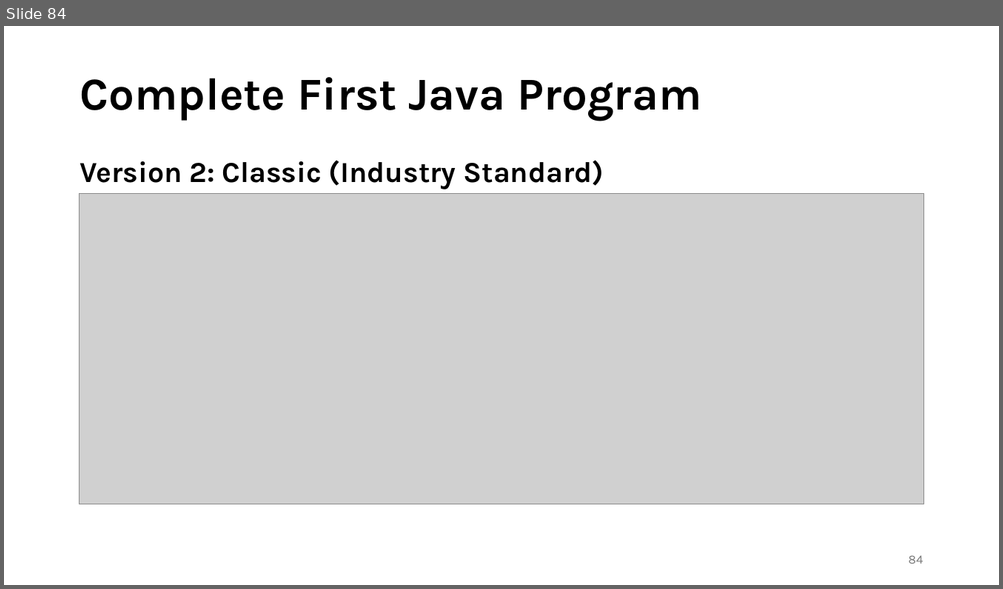
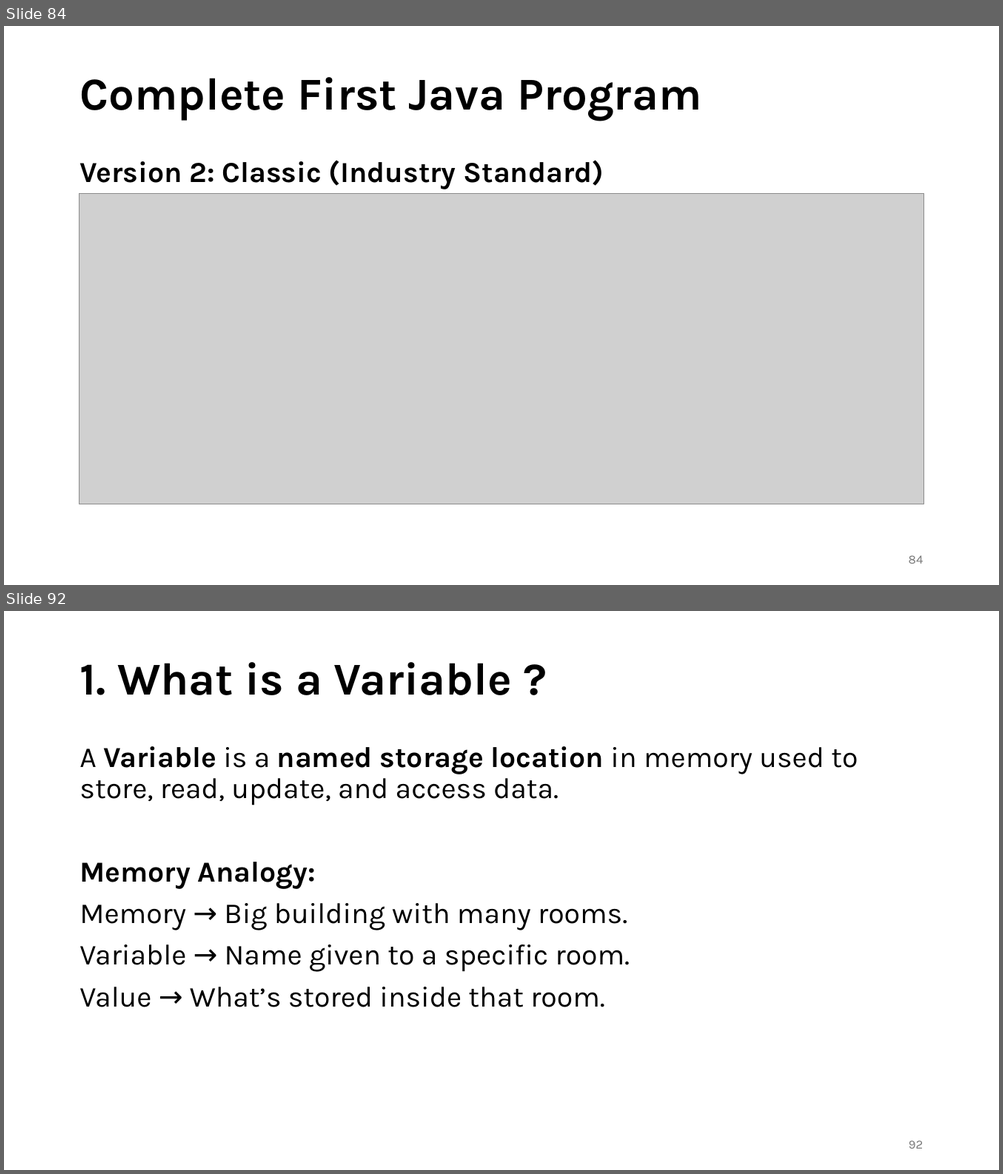
Before and after one commit to shubham-singh-12/Notes, a slide deck: Java with DSA.pptx. Shown one above the other, each under a label of ours: slide 84 before the commit, slides 84 and 92 after it; the slides between them are not shown. The pictures are 1003x589 and 1003x1174 pixels, drawn with LibreOffice and Linux fonts; fonts in the diff are those of the drawing; grey boxes stand for pictures. Boxes give left, top, right and bottom in pixels: in the first picture for what was removed or moved away, otherwise in the second. Text is boxed around its words. In the diff, an @@ line names an element or a change of style, - is before the commit and + after.

```diff
--- a/Java with DSA.pptx
+++ b/Java with DSA.pptx
@@ slide 92 added at (x1=4, y1=611, x2=999, y2=1170), background #FFFFFF @@
@@ title added at (x1=79, y1=662, x2=512, y2=695), 44 pt, text #000000, bold @@
+1. What is a Variable ?
@@ text added at (x1=79, y1=746, x2=857, y2=1008), 28 pt, text #000000 @@
+A Variable is a named storage location in memory used to store, read, update, and access data.
+Memory Analogy:
+Memory → Big building with many rooms.
+Variable → Name given to a specific room.
+Value → What’s stored inside that room.
@@ page number added at (x1=908, y1=1141, x2=922, y2=1149), 12 pt, text #797979 @@
+92
```
Also in this commit, not shown: 13 slides changed, 96 other slides added.
